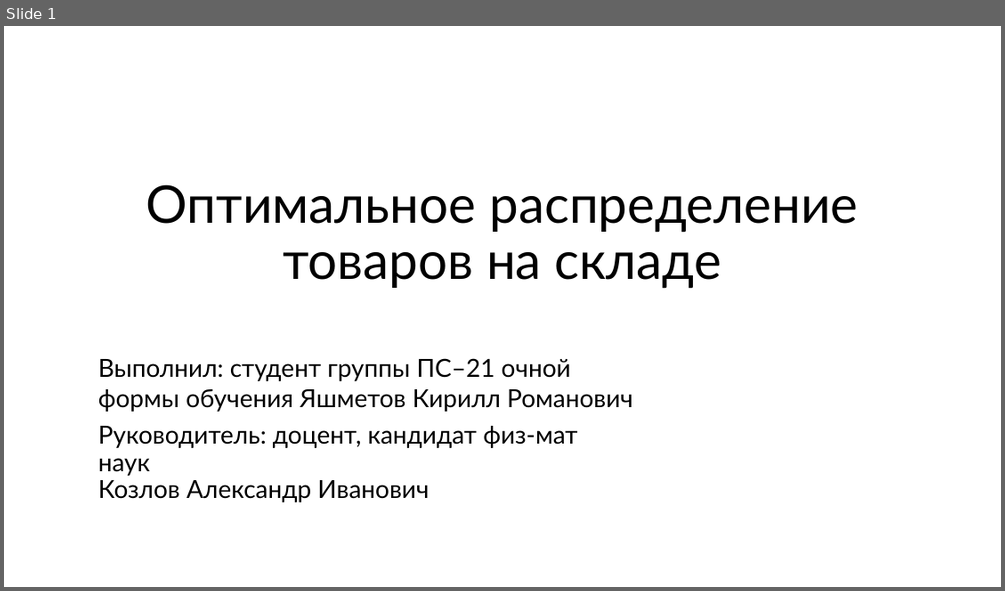
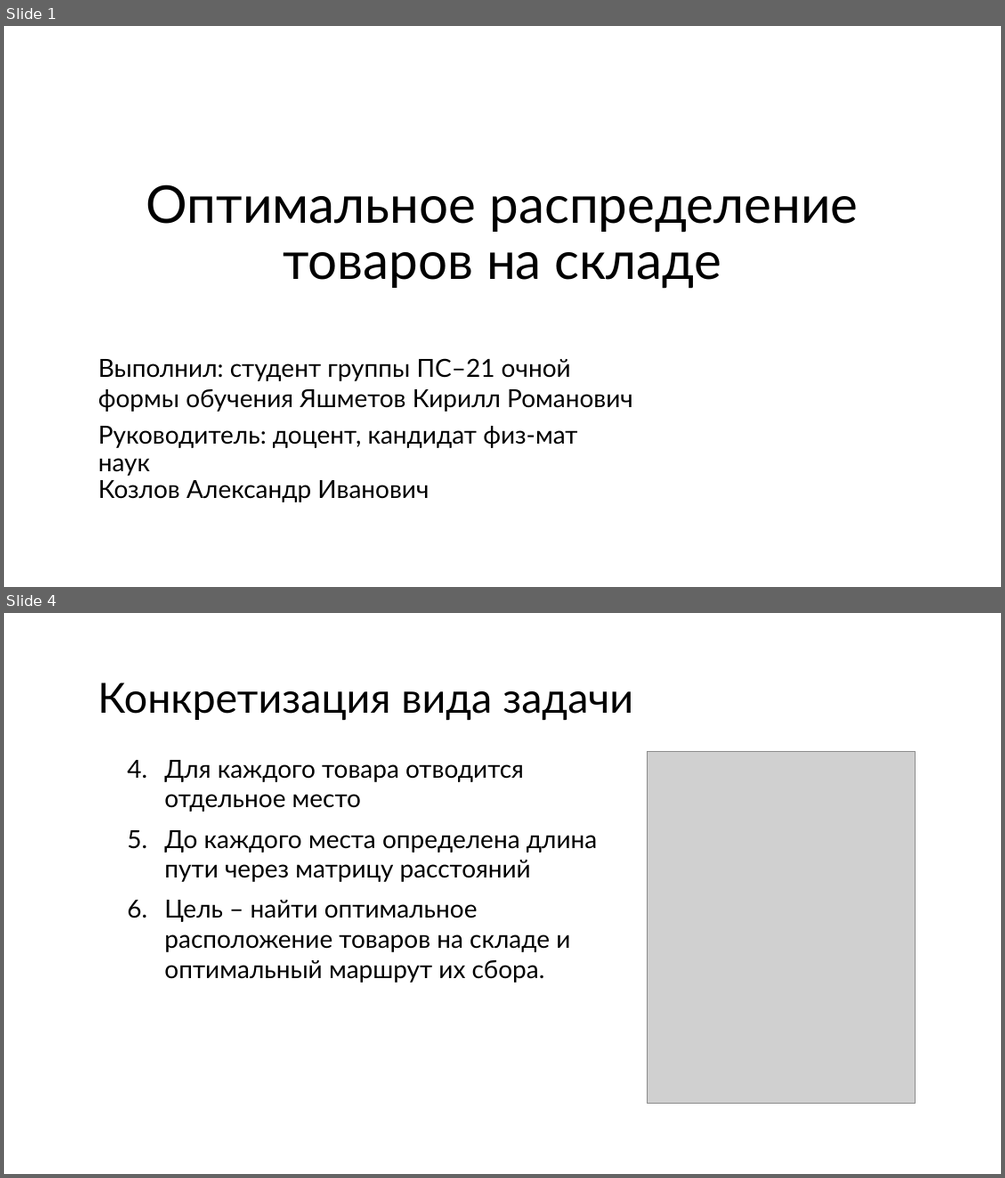
Before and after one commit to w1ldhoneyp1e/goods-distribution-warehouse, a slide deck: presentation.pptx. Shown one above the other, each under a label of ours: slide 1 before the commit, slides 1 and 4 after it; the slides between them are not shown. The pictures are 1005x591 and 1005x1178 pixels, drawn with LibreOffice and Linux fonts; fonts in the diff are those of the drawing; grey boxes stand for pictures. Boxes give left, top, right and bottom in pixels: in the first picture for what was removed or moved away, otherwise in the second. Text is boxed around its words. In the diff, an @@ line names an element or a change of style, - is before the commit and + after.

Commit message:
Что-то новое с текстом и презентацией. Сохранил отдельно картинки для презы. Сделал версию для научной деятельности

```diff
--- a/presentation.pptx
+++ b/presentation.pptx
@@ slide 4 added at (4,613,1001,1174), background #FFFFFF @@
@@ title added at (97,682,633,720), 40 pt, text #000000 @@
+Конкретизация вида задачи
@@ text added at (164,760,597,982), 24 pt, text #000000 @@
+4. Для каждого товара отводится отдельное место
+5. До каждого места определена длина пути через матрицу расстояний
+6. Цель – найти оптимальное расположение товаров на складе и оптимальный маршрут их сбора.
@@ picture added at (647,751,914,1103) @@
```
Also in this commit, not shown: 16 slides changed, 22 other slides added, 3 slides removed, 29 other files.
